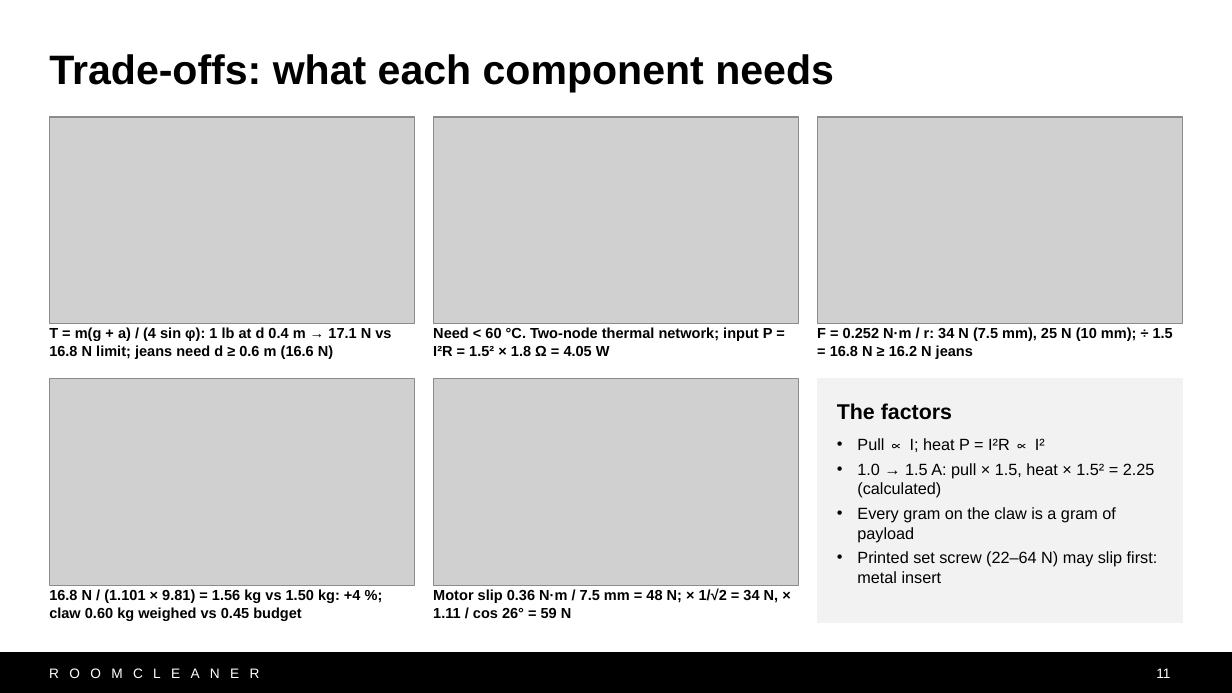
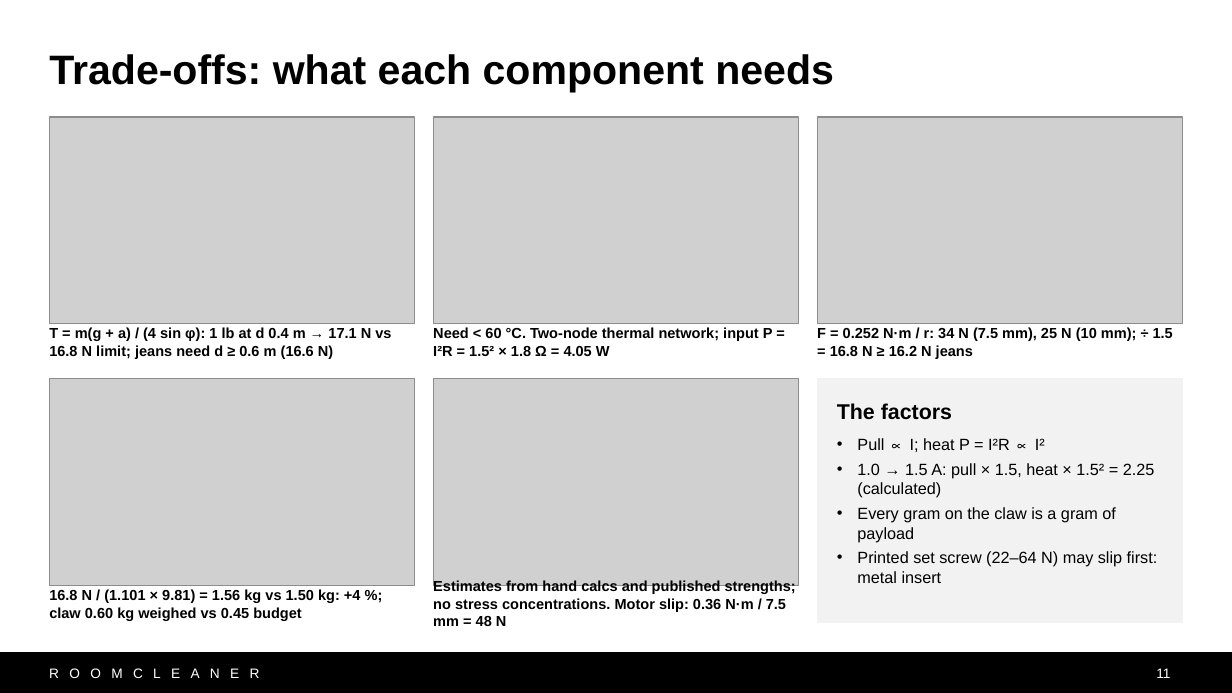
Before and after one commit to Jaspario1199/RoomCleaner, a slide deck: slide 11 of docs/presentation/deck_v10/RoomCleaner_Buntinx_v10.pptx. Drawn at 1232x693 pixels with LibreOffice and Linux fonts; fonts in the diff are those of the drawing; grey boxes stand for pictures. Boxes give left, top, right and bottom in pixels: in the first picture for what was removed or moved away, otherwise in the second. Text is boxed around its words. In the diff, an @@ line names an element or a change of style, - is before the commit and + after.

```diff
--- a/docs/presentation/deck_v10/RoomCleaner_Buntinx_v10.pptx
+++ b/docs/presentation/deck_v10/RoomCleaner_Buntinx_v10.pptx
@@ text at (433,580,796,626): text changed @@
-Motor slip 0.36 N·m / 7.5 mm = 48 N; × 1/√2 = 34 N, × 1.11 / cos 26° = 59 N
+Estimates from hand calcs and published strengths; no stress concentrations. Motor slip: 0.36 N·m / 7.5 mm = 48 N
```
Also in this commit, not shown: 4 other files.
